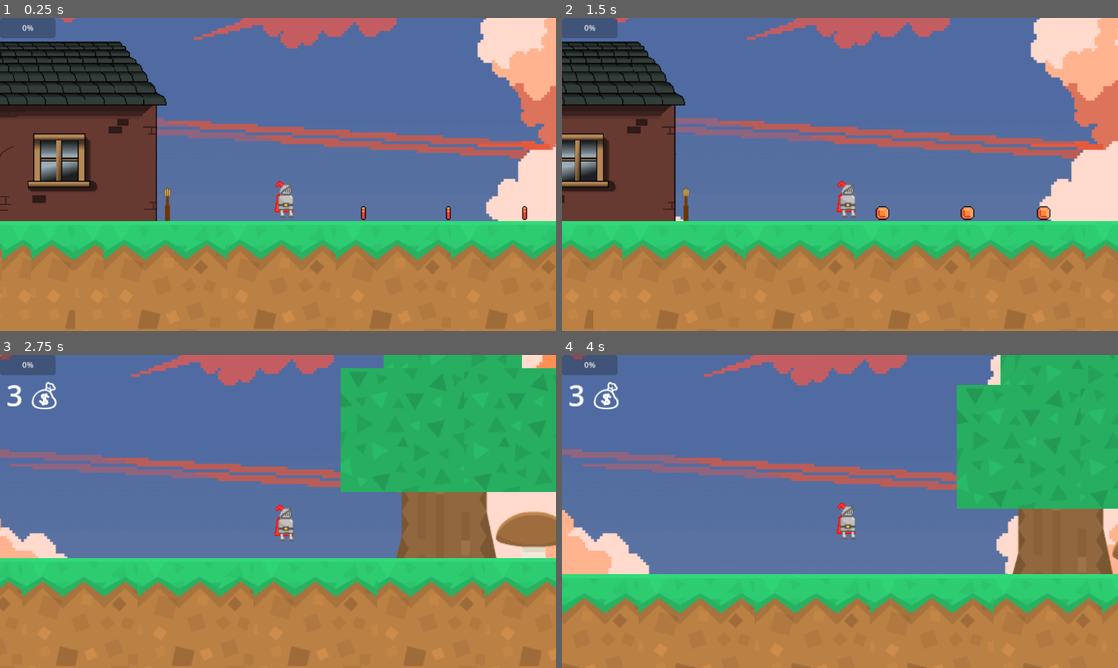
Above: before the commit, frames 1-4 (two rows, left to right).
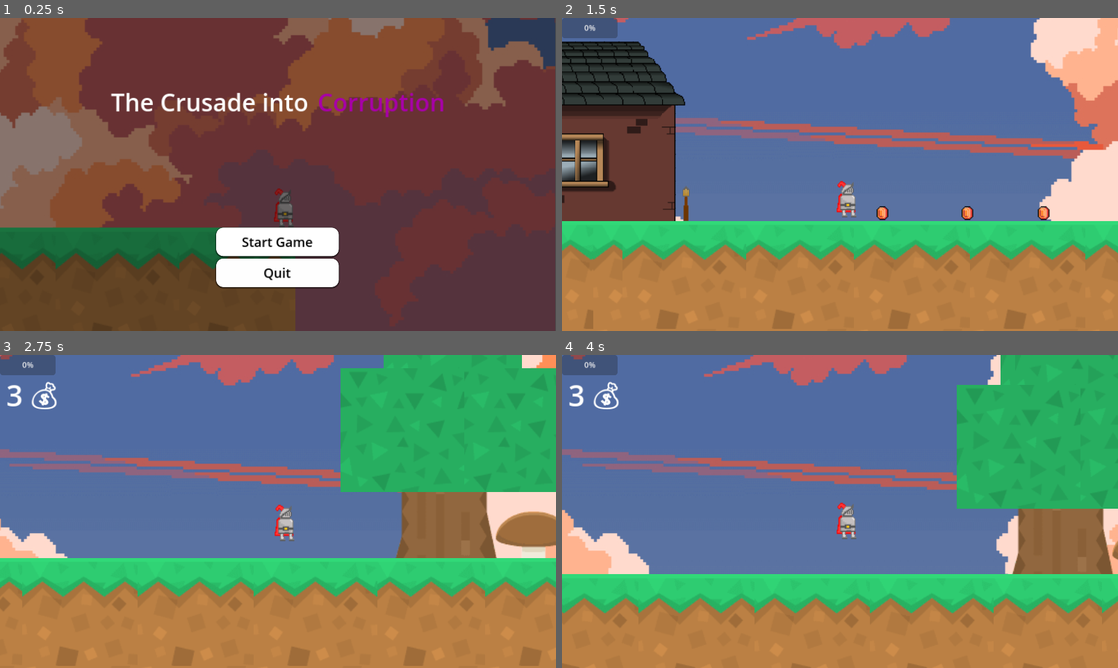
Above: after the commit, the same moments.

Repository: NotCritKai/TCITC
Game: Godot game, scene res://scenes/Main_Menu.tscn
The game is run twice, just before and just after one commit, with the same random seed, the same clock (stepped at 60 frames per second) and the same inputs. Before the commit the project starts from res://scenes/Scene1GAME.tscn.
Inputs (mouse positions are in pixels of both pictures, inside the frame that each line leads up to):
- Up to frame 1 (0.25 s): no input
- Up to frame 2 (1.5 s): click (840, 243) at 0.5 s, where only the run after the commit has a clickable "Start Game"; hold D (move_right) from 1.28 s (still down)
- Up to frame 3 (2.75 s): keep holding D (move_right); tap W (jump) at 1.52, 2.27 s
- Up to frame 4 (4 s): release D (move_right) at 2.78 s; hold A (move_left) 2.78-3.53 s; hold D (move_right) from 3.53 s (still down); tap W (jump) at 3.77 s

The runs differ from the first frame. In frame 1, 99% of the frame differs, in the area x 0-100%, y 0-100%; in frame 2, 0.2%; in frame 3, less than 0.1%; in frame 4, less than 0.1%.

Commit message:
Changed Starting Scene

Diff:
--- a/project.godot
+++ b/project.godot
@@ -11,7 +11,7 @@
 [application]
 
 config/name="TCITC"
-run/main_scene="res://scenes/Scene1GAME.tscn"
+run/main_scene="res://scenes/Main_Menu.tscn"
 config/features=PackedStringArray("4.2", "Forward Plus")
 config/icon="res://icon.svg"
 
